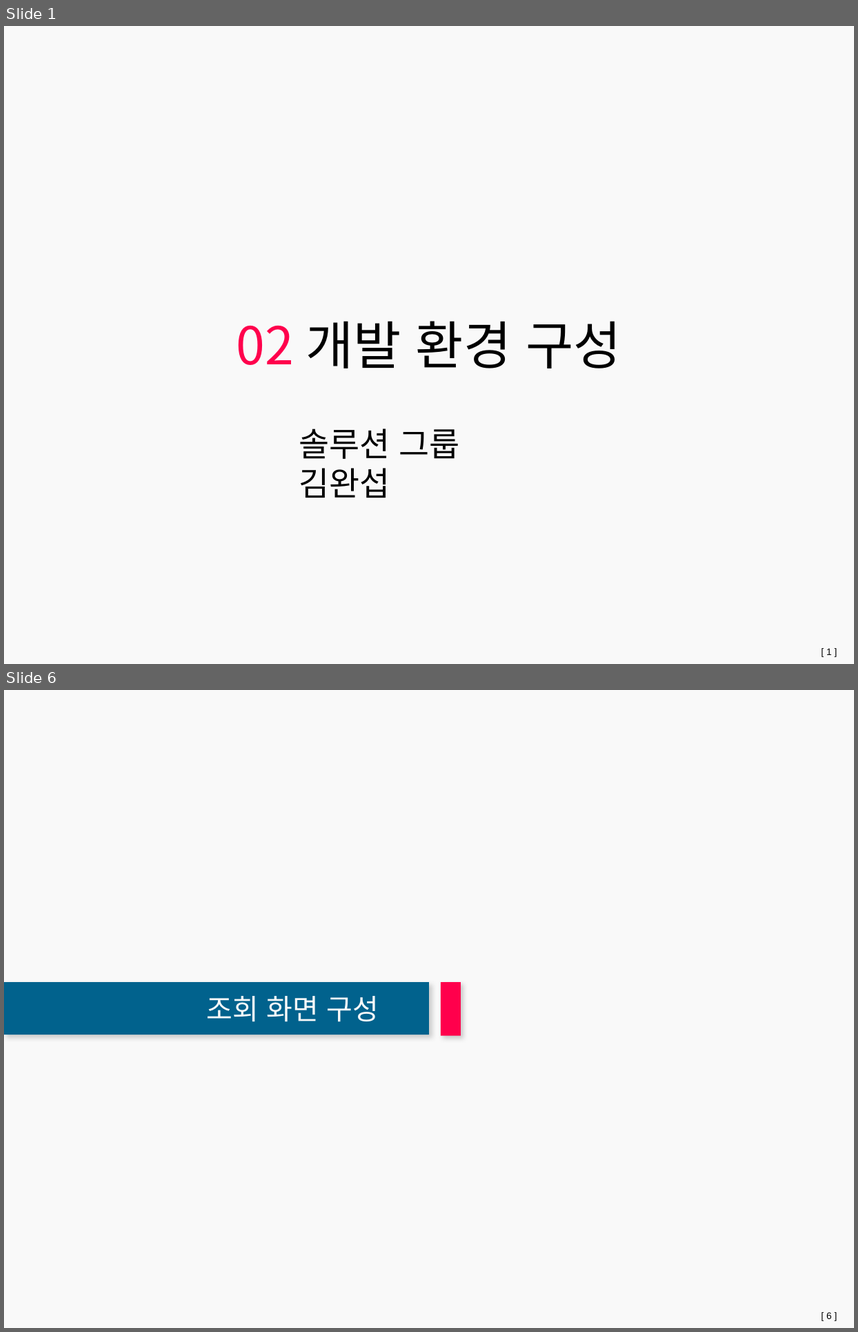
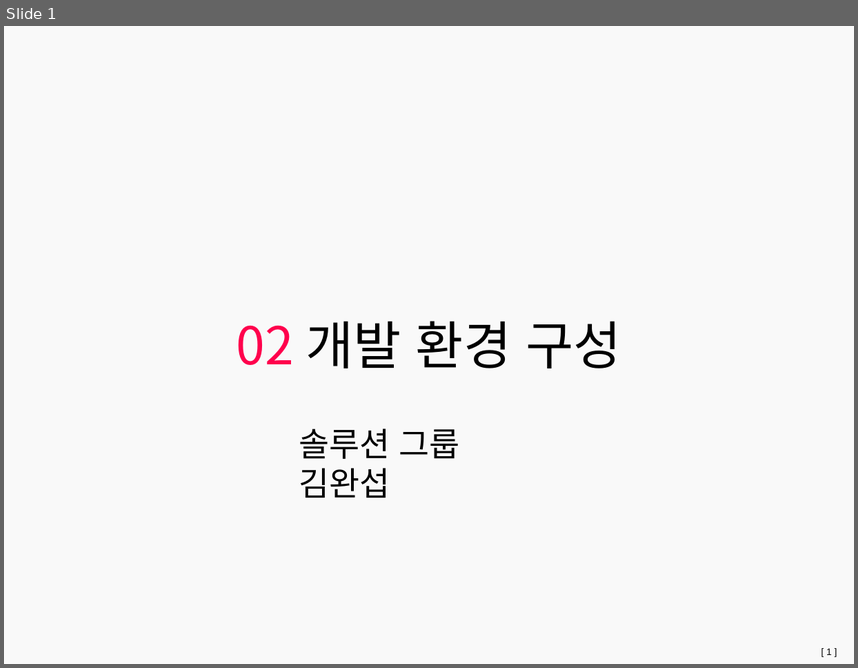
Before and after one commit to wasa-bee/smartsuite9.1_video_edu, a slide deck: 02 개발 환경 구성.pptx. Shown one above the other, each under a label of ours: slides 1 and 6 before the commit, slide 1 after it; the slides between them are not shown. The pictures are 858x1332 and 858x668 pixels, drawn with LibreOffice and Linux fonts; fonts in the diff are those of the drawing; background and template pictures are left out. Boxes give left, top, right and bottom in pixels: in the first picture for what was removed or moved away, otherwise in the second. Text is boxed around its words. In the diff, an @@ line names an element or a change of style, - is before the commit and + after.

```diff
--- a/02 개발 환경 구성.pptx
+++ b/02 개발 환경 구성.pptx
@@ slide 6 removed at [4,690,854,1328], background #F9F9F9; not listed: 1 template element that a slide beside it also shows @@
@@ text removed at [4,982,429,1034] @@
-조회 화면 구성
@@ rectangle removed at [441,983,461,1036] @@
```
Also in this commit, not shown: 5 other slides removed, 2 other files.
